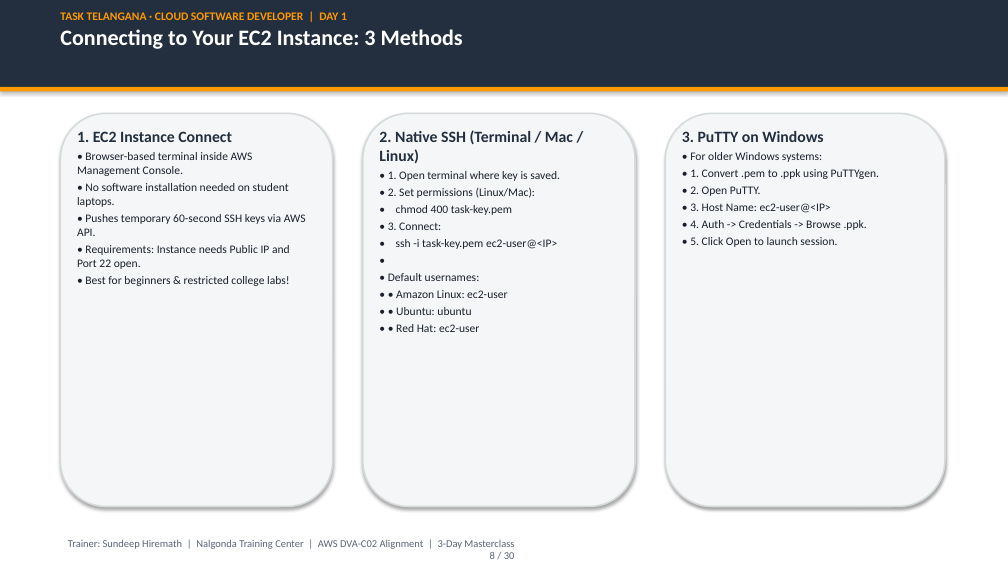
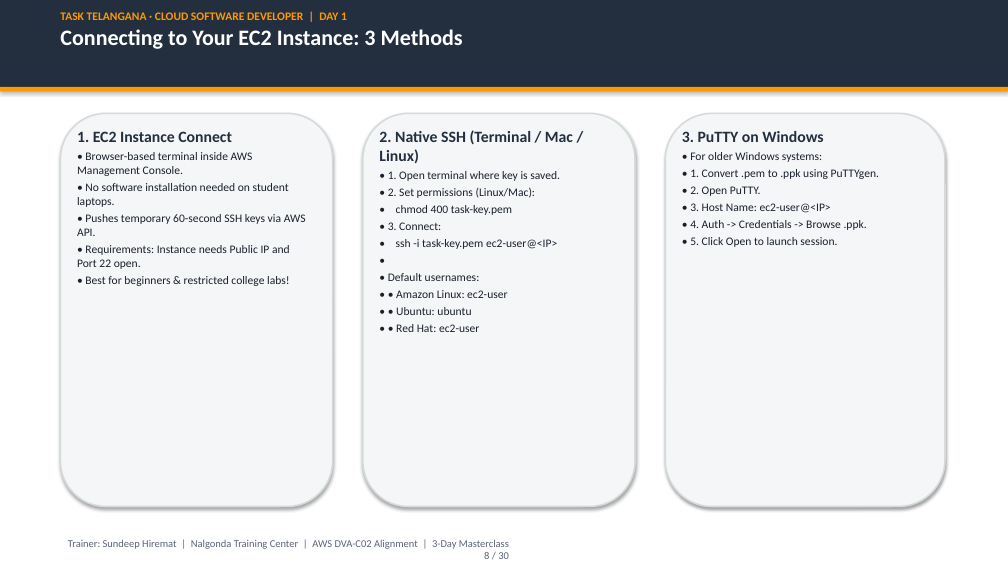
Before and after one commit to cloude-user/task, a slide deck: slide 8 of module_03_aws_core/presentation/Module_03_AWS_Core_Services_Masterclass_v2.pptx. Drawn at 1008x567 pixels with LibreOffice and Linux fonts; fonts in the diff are those of the drawing. Boxes give left, top, right and bottom in pixels: in the first picture for what was removed or moved away, otherwise in the second. Text is boxed around its words. In the diff, an @@ line names an element or a change of style, - is before the commit and + after.

```diff
--- a/module_03_aws_core/presentation/Module_03_AWS_Core_Services_Masterclass_v2.pptx
+++ b/module_03_aws_core/presentation/Module_03_AWS_Core_Services_Masterclass_v2.pptx
@@ text at <box>68,539,509,549</box>: text changed @@
-Trainer: Sundeep Hiremath | Nalgonda Training Center | AWS DVA-C02 Alignment | 3-Day Masterclass
+Trainer: Sundeep Hiremat | Nalgonda Training Center | AWS DVA-C02 Alignment | 3-Day Masterclass
```
Also in this commit, not shown: 27 other slides changed, 20 other files.
